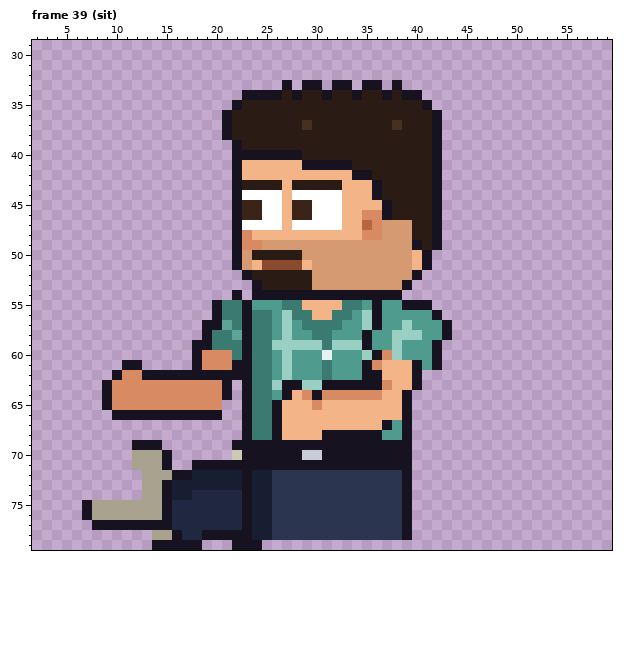
Edited in one commit: pixel-art file (sprites/staff/casual_garrison_left_anim.aseprite). The first picture shows the starting point.
64x80 pixels, 85 frames. Colours within 5 levels of each other are drawn and written as one. Shown: frame 39 (sit): x 2..59, y 29..79. The commit also changed other frames, which this record leaves out.
Now the later version:
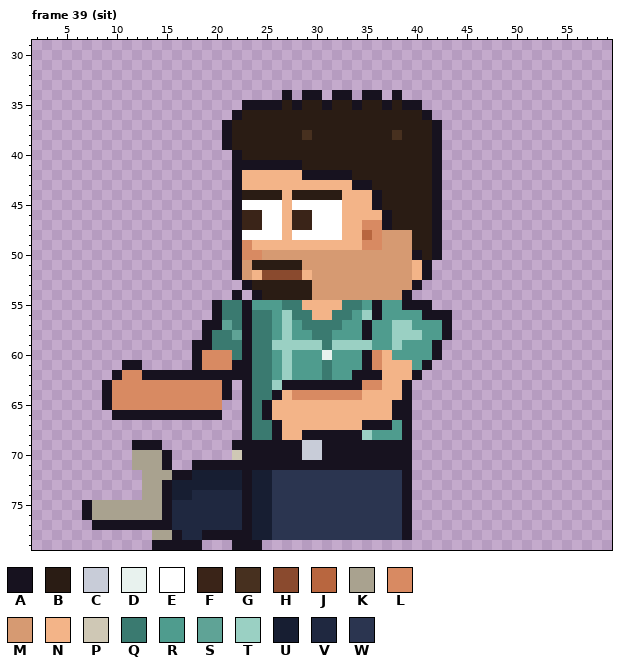
Palette (. is transparent): A #17121f  B #2a1c14  C #c8ccd8  D #e8f2ee  E #ffffff  F #3a2418  G #47301f  H #8a4a2e  J #b8663f  K #a9a28f  L #d88a62  M #d69a72  N #f3b488  P #cfc8b5  Q #3a7a70  R #4f9c8e  S #5fa396  T #9ad0c3  U #171e32  V #1f2840  W #2b3550
From old to new:
Changed rows in their new state; - is an unchanged pixel.
Frame 39 (sit):
first column x 21:
33 ------.-..-..-..-.-----
34 --....A.AA.AA.AA.A..---
35 -.AAAA-A--A--A--A-AA.--
36 .A------------------A.-
37 --------B--------B-----
38 --------G--------G-----
39 AB---------------------
40 --BBBBBB---------------
41 --AAAAAABBBBB----------
42 --------AAAAABB--------
43 --NNNN-NNNNN-AAB-------
44 --BBBB-BBBBB-----------
45 --EE---EE------AB------
46 --------------NN-------
47 --FF---FF-----L-ABB----
48 --EEEE-EEEEE--J--------
49 ---NNNNNNNNNNNLL---B---
50 --LLMMMM-----------ABA-
51 ---BBBBBM--------------
52 -AMNHHHHN----------NA--
53 --AB--------------MA---
54 ----BBBBBMMMMMMMMMA----
56 --------------------A-A
57 --------------AR-T-----
59 --------------T--------
60 --------------ALNR-----
61 -------------------RA.-
62 -------------A---------
63 --------AA----LLN-A.---
64 -----ANL-L----NN-------
65 ----AN---N-------A-----
66 ----AN-----------A-----
67 --------------AA-------
68 --------AA----TR-------
69 --------CC-------------
